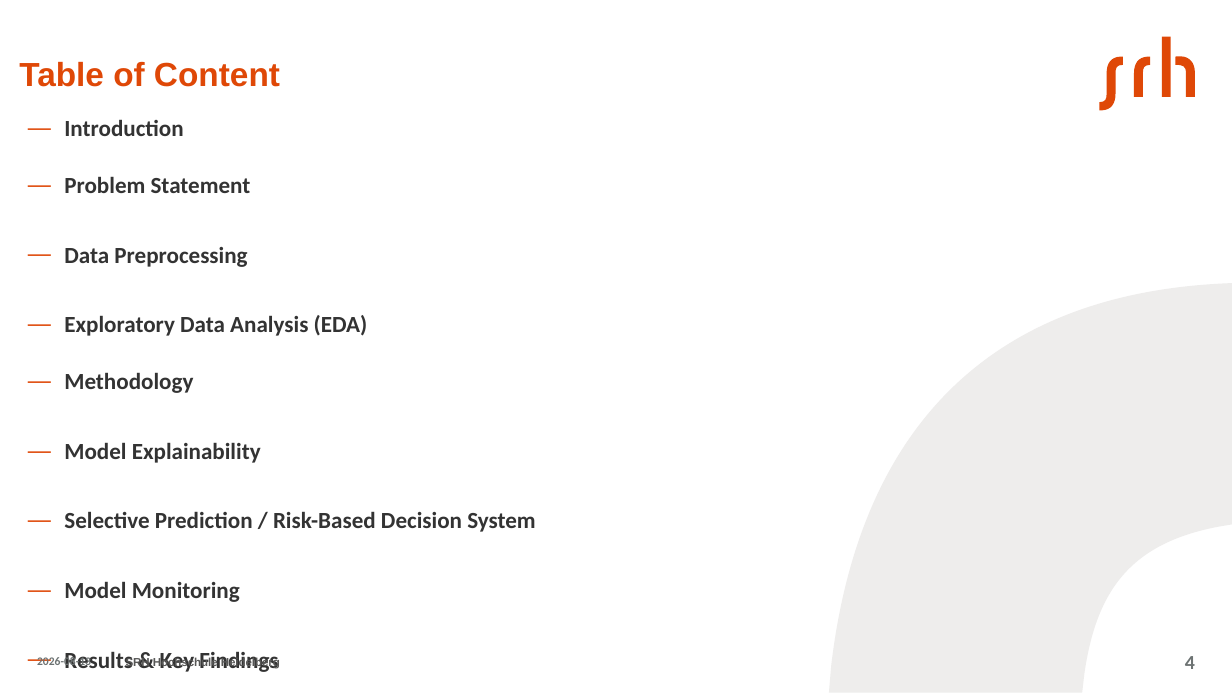
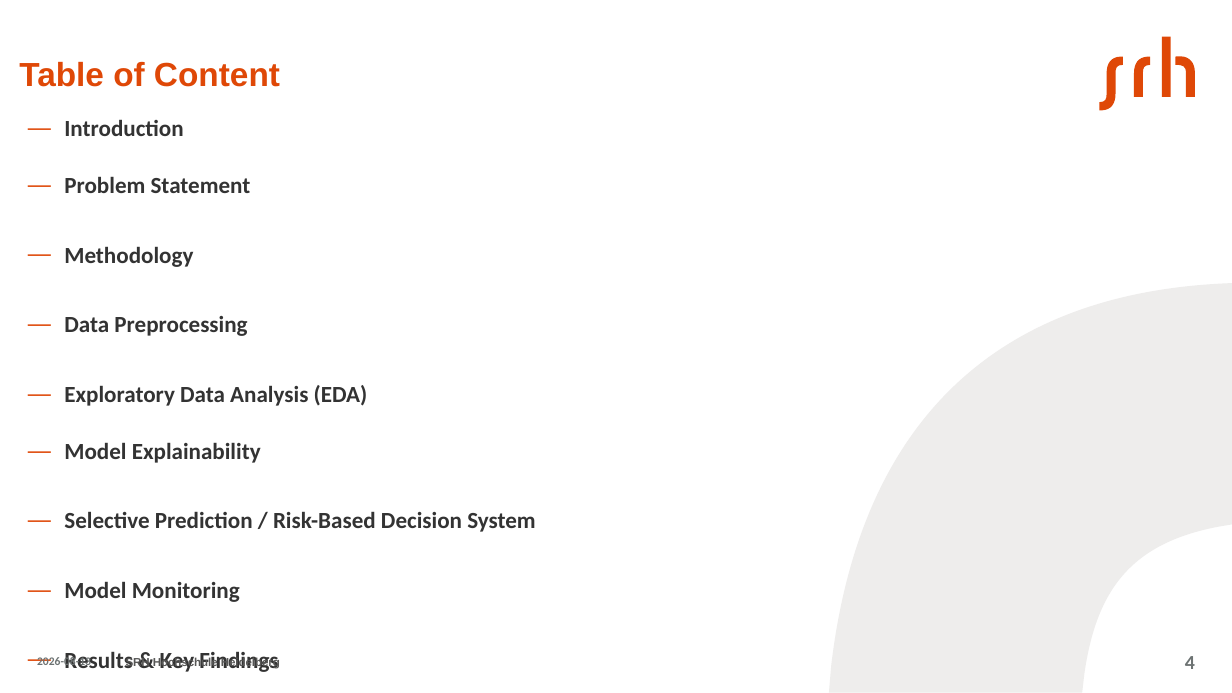
Before and after one commit to aminfeli/Thesis, a slide deck: slide 4 of presentation-.pptx. Drawn at 1232x693 pixels with LibreOffice and Linux fonts; fonts in the diff are those of the drawing. Boxes give left, top, right and bottom in pixels: in the first picture for what was removed or moved away, otherwise in the second. Text is boxed around its words. In the diff, an @@ line names an element or a change of style, - is before the commit and + after.

```diff
--- a/presentation-.pptx
+++ b/presentation-.pptx
@@ text at [64,246,193,267]: paragraph added @@
+  — Methodology
@@ text at [64,372,193,393]: paragraph removed @@
-  — Methodology
```
Also in this commit, not shown: 7 other slides changed, 1 slide added, 8 other files.
